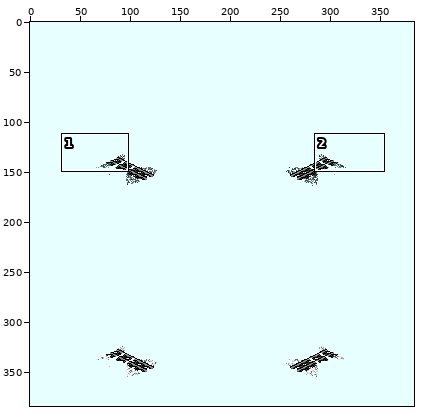
A sprite sheet gets an edit: pakset/infrastructure/crossings/images/crossing_track_narrow_130.png. The first picture is a wide view before the edit; the outline marks the close-up.
Close-up. Before:
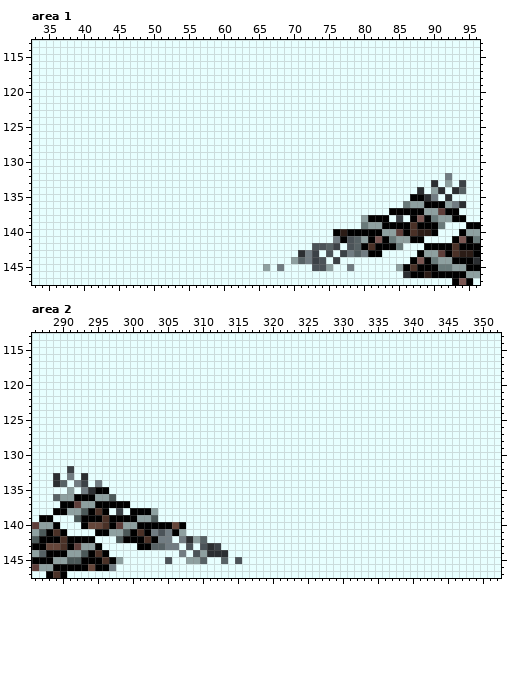
The file is 384x384 pixels. Colours within 5 levels of each other are drawn and written as one. Shown: area 1: x 33..96, y 113..147; area 2: x 286..352, y 113..147. The commit also changed other parts of the picture, which this record leaves out.
New version:
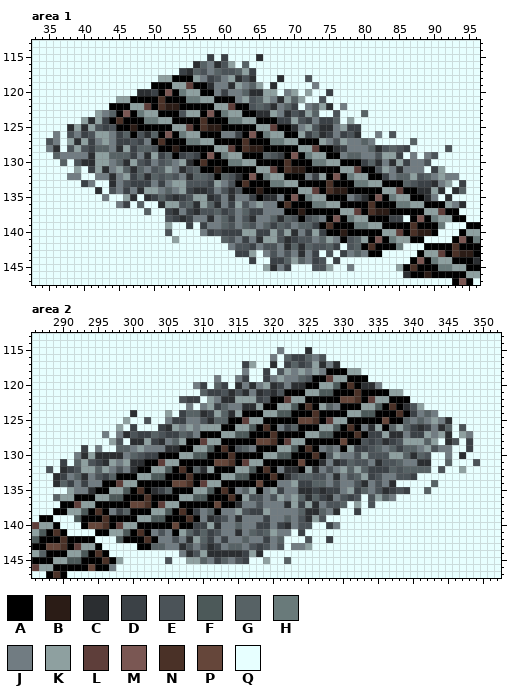
Palette (. is transparent): A #000000  B #2b1c16  C #2b2e31  D #3b4146  E #4b5358  F #4c5959  G #576265  H #697a7a  J #717c82  K #8ea0a0  L #5e3e3a  M #7a5753  N #4a3127  P #65463a  Q #e7ffff
Edits made:
Changed rows in their new state; - is an unchanged pixel.
Area 1:
first column x 35:
115 -----------------------D-D----C----------------------------
116 ---------------------CGJCEK-G------------------------------
117 -------------------DCGEJGEEGKD-----------------------------
118 ----------------KKAAAKJDEJKCEC---C---E---------------------
119 ---------------AAAKKLAACJJCKJGK-C-----J--------------------
120 -------------CCDAMAHKKAAJDJJGCCKK-JK-K--D------------------
121 ----------KKAAAANAAAHHKKAAAJKEGKJCKGK--E-------------------
122 ---------AAAKKLANBBAAAAAKKLAAEGECJGD-JGKC-J----------------
123 -------KJGAMAHKKAAAEKKAMAHKKAACCKJCEDKG--E---G-------------
124 -----KCKDANAAAHHKKAAAANAAAHHKKAAADDKEDJDDG-K---------------
125 ---CKCKEDEAABAAAAAKKLANBBAAAAAKKLAACJKECCJKDD--------------
126 -J-EJDEKKJDGAECGAMAHKKAAAJJDAMAHKKAAKDGCDJDEC--J-E---------
127 EJ-KCKDJKJDDEDJANAAAHHKKAAAANAAAHHKKAAAKJEKJJGJ-----G------
128 JC-EKEDGGJCKDGGEAABAAAAAKKLANBBAAAAAKKLAACDJJJGCEGED-----E-
129 -GJJJJCKKGGGDJCKDGADEDAMAHKKAAAGEDAMAHKKAAJGGJJEKKD-J-JE---
130 --G-ECCKKJGCKEDJEGJKCANAAAHHKKAAAANAAAHHKKAAADGCJCKDJJE----
131 ----K-DKCJKGCGJEGKJCEGAABAAAAAKKLANBBAAAAAKKLAAEKJCJJJ-DK--
132 ---JJ--JJCJKDGCGEGEJCGGEAGECAMAHKKAAAJDKAMAHKKAADJGGKEGJK-J
133 -----DJ--CJEDDDJDJKKEEEDKJEANAAAHHKKAAAANAAAHHKKAAAGEDD-J--
134 -------C-EJDJCKKJGJKDCCDJECEAABAAAAAKKLANBBAAAAAKKLAA-C----
135 --------J--KC-CDGDCDEKKCDJCJJDACCJAMAHKKAAAJECAMAHKK-------
136 ----------JD-G--CKKEGCKGCJDKEJKJJANAAAHHKKAAAANAAAH--------
137 --------------G--DCJDCEEGDEJGDDJJJAABAAAAAKKLANBB----------
138 -----------------EDCDJJCJGDJECJJGCGEAEGJAMAHK----D---------
139 -----------------K--D-DJJGEJGEJGDGEJGGDANAAAH--------------
140 -----------------E----JDEDDDKKDDKEKCJDKDA------------------
141 ------------------K------GEJDJCKKECDEEJGK------------------
142 --------------------------JEEDJEEJCGCG---------------------
143 ---------------------------DDK-JEJEJ-----------------------
144 -----------------------------D--DDG------------------------
145 --------------------------------C-D------------------------
Area 2:
first column x 288:
115 ---------------------------------J---C------------------------
116 --------------------------------J-GDDGJE----------------------
117 ----------------------------DK--C-DGDEKCJC--------------------
118 ----------------------------J--D-EKJKJKJAAAKK-----------------
119 ------------------------J--JD--DJKJJGEAALKKAAA----------------
120 ---------------------JD-GD-CJCJKCDJCCAAKKFANACCJ--------------
121 ----------------------GDDECECJCDCEAAAKKFFAAANAAAAKK-----------
122 -------------------EDD-KJCCKKKDEAALKKAAAAAPPNALKKAAA----------
123 --------------------J-JKDGJJCCKAAKKFANAKGJAAAKKFANACEK--------
124 ------------C----K-DGGCDKGCKAAAKKFFAAANAAAAKKFFAAANADJGJ------
125 -----------K--E--JDDJJECGGAALKKAAAAAPPNALKKAAAAAPAAGJGJKJC----
126 ----------K-D---DCKJKJKKKAAKKFANAJDGAAAKKFANAJCKAGKGDCDJCG-E--
127 --------J-JCEDDGEDDGEJAAAKKFFAAANAAAAKKFFAAANADDKCCJDDKJKC-KJ-
128 ---------KE-CCKDCJGKAALKKAAAAAPPNALKKAAAAAPAAEDECDEKKKGK-CE-D-
129 -----D-J--GGJKJJJCCAAKKFANAEGJAAAKKFANAJGJAKDDEGJGDGGJKEJJ--D-
130 ----JCKCCCCJGEDDAAAKKFFAAANAAAAKKFFAAANAEKJJEKEEEKKGCGE--J-C--
131 --D-GKEDCKJKCCAALKKAAAAAPPNALKKAAAAAPAACJCDGEEJCEEGJJCC--G---E
132 E-C-EKKGKJEJCAAKKFANAGCKAAAKKFANAJCCAKCJEJKGKGDDDGEGGGG-E--K--
133 --D-G-JEDGAAAKKFFAAANAAAAKKFFAAANACEGGEEJCJEGKDEJJEED---------
134 ---D--J-AALKKAAAAAPPNALKKAAAAAPAAJJKDDGGJEJJECJEJC-----G------
135 ----J----KKFANACDGAAAKKFANAJGKAJKDJJCCDCDDJKDGJECDED--G-------
136 ----------FAAANAAAAKKFFAAANAKEEJEKJKGCGDCJEDE-EKGJ------------
137 ------------PPNALKKAAAAAPAACJJEJJJCKDKCJEEG-K-E---------------
138 ---------J-G----KFANADJGAJJKEDDKJJJJGCCGJC--D-----------------
139 ----------------FAAANAJCDEJCJJJDJJGJECKE----------------------
140 --------------------ADDKCJJGJJDDJDCJEE--DJ--------------------
141 --------------------GDGDEJJCJGEGKJJ-D-------------------------
142 ------------------E----DJDJJGJJDJG---E--D---------------------
143 -------------------C-J---JGGJEDEJE-JJK------------------------
144 --------------------C-----CCDKC-------------------------------
145 -----------------------JD-J-D--K--G---------------------------
